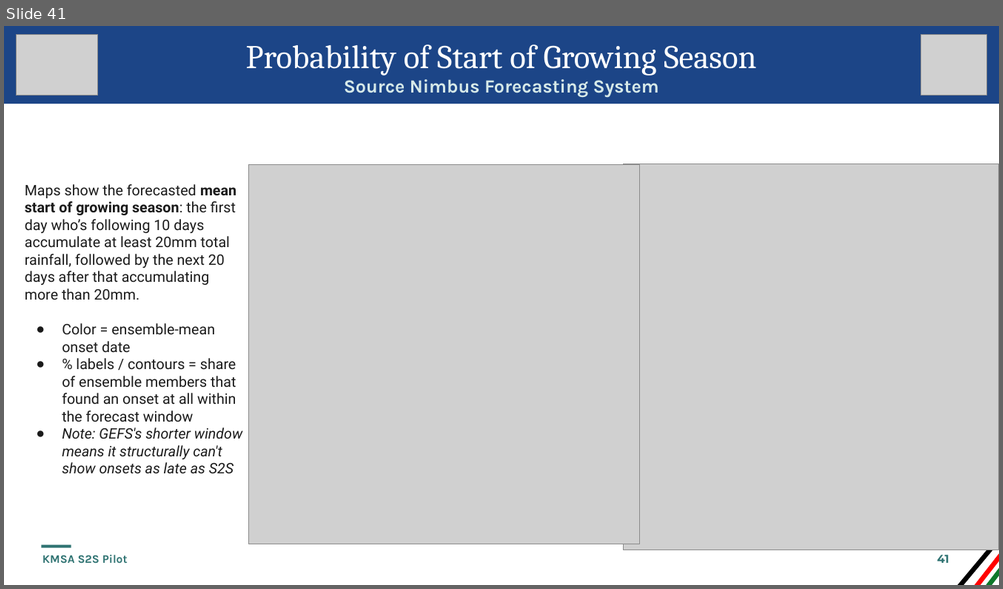
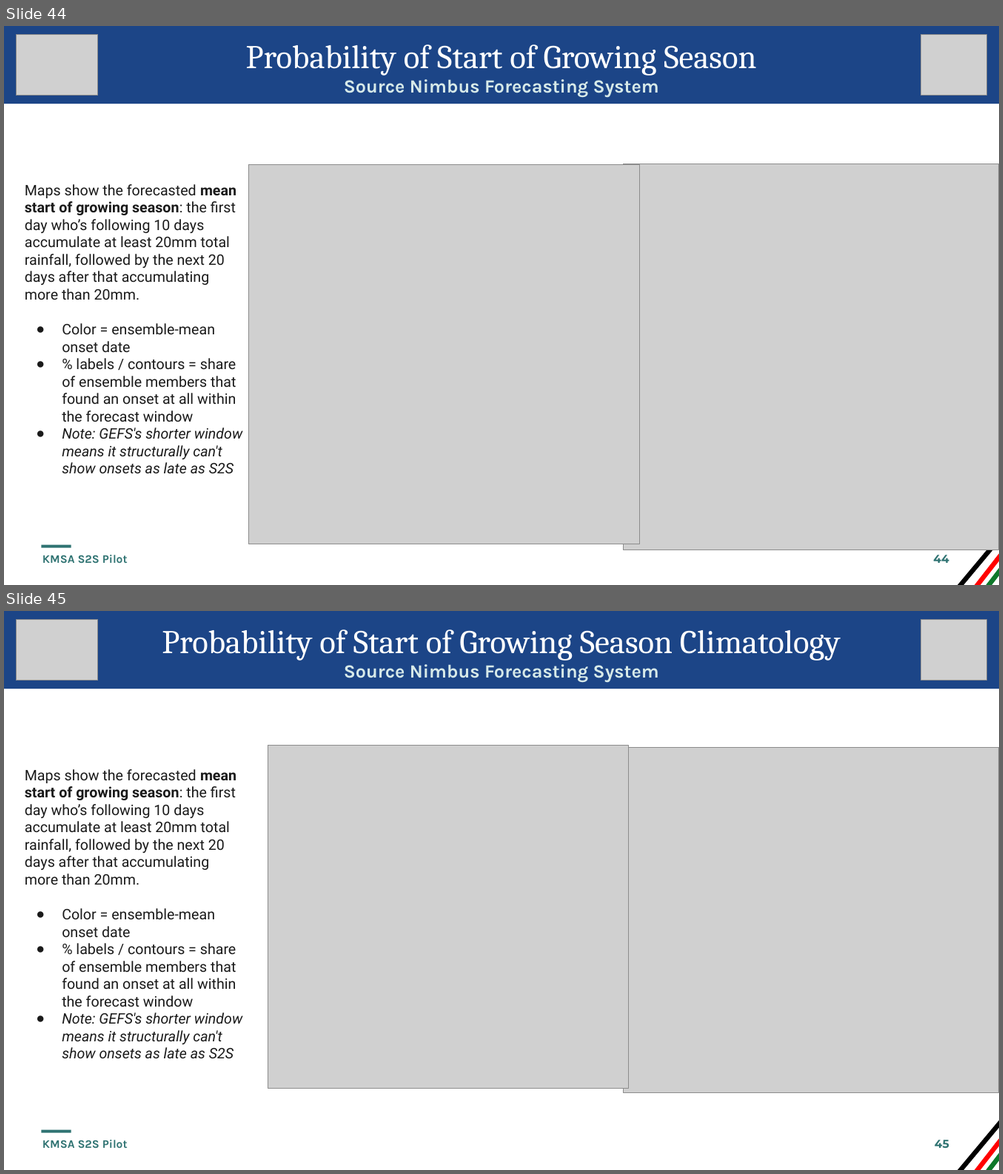
Before and after one commit to alecjong-lab/ECMWF-S2S4AFRICA, a slide deck: WeatherbriefingKenya_template3.pptx. Shown one above the other, each under a label of ours: slide 41 before the commit, slides 44 and 45 after it. The pictures are 1003x589 and 1003x1174 pixels, drawn with LibreOffice and Linux fonts; fonts in the diff are those of the drawing; grey boxes stand for pictures; background and template pictures are left out. Boxes give left, top, right and bottom in pixels: in the first picture for what was removed or moved away, otherwise in the second. Text is boxed around its words. In the diff, an @@ line names an element or a change of style, - is before the commit and + after.

Commit message:
Add climatology onset briefings
Adds new onset and wet-spell climatology visuals to the Kenya weather briefing deck, including ECMWF/GEFS 10 mm variants and reforecast-archive climatology plots. Updates the PPT template to include the new slide objects and marks those climatology images as optional in the briefing pipeline so the email still sends if archive fetches are missing. Also refreshes the rainfall onset climatology titles to show the current calendar date instead of reforecast counts.

```diff
--- a/WeatherbriefingKenya_template3.pptx
+++ b/WeatherbriefingKenya_template3.pptx
@@ slide 45 added at [4, 611, 999, 1170], background #FFFFFF; not listed: 5 template elements that a slide beside it also shows @@
@@ title added at [4, 611, 999, 689], fill #1C4587, 32 pt, text #FFFFFF @@
+Probability of Start of Growing Season Climatology
@@ picture added at [16, 619, 98, 681] @@
@@ picture added at [921, 620, 987, 681] @@
@@ subtitle added at [344, 664, 659, 683], 18 pt, text #D7EAE9, bold @@
+Source Nimbus Forecasting System
@@ picture added at [268, 745, 629, 1089] @@
@@ picture added at [623, 748, 999, 1093] @@
@@ text added at [25, 769, 242, 1059], 14 pt, text #1A1A1A @@
+Maps show the forecasted mean start of growing season: the first day who’s following 10 days accumulate at least 20mm total rainfall, followed by the next 20 days after that accumulating more than 20mm.
+● Color = ensemble-mean onset date
+● % labels / contours = share of ensemble members that found an onset at all within the forecast window
+● Note: GEFS's shorter window means it structurally can't show onsets as late as S2S
@@ page number added at [934, 1140, 949, 1148], 11 pt, text #2F7372, bold @@
+45
@@ what was slide 41 is now slide 44 @@
@@ page number at [933, 555, 948, 563]: text changed @@
-41
+44
```
Also in this commit, not shown: 1 slide changed, 4 other slides added, 2 other files.
